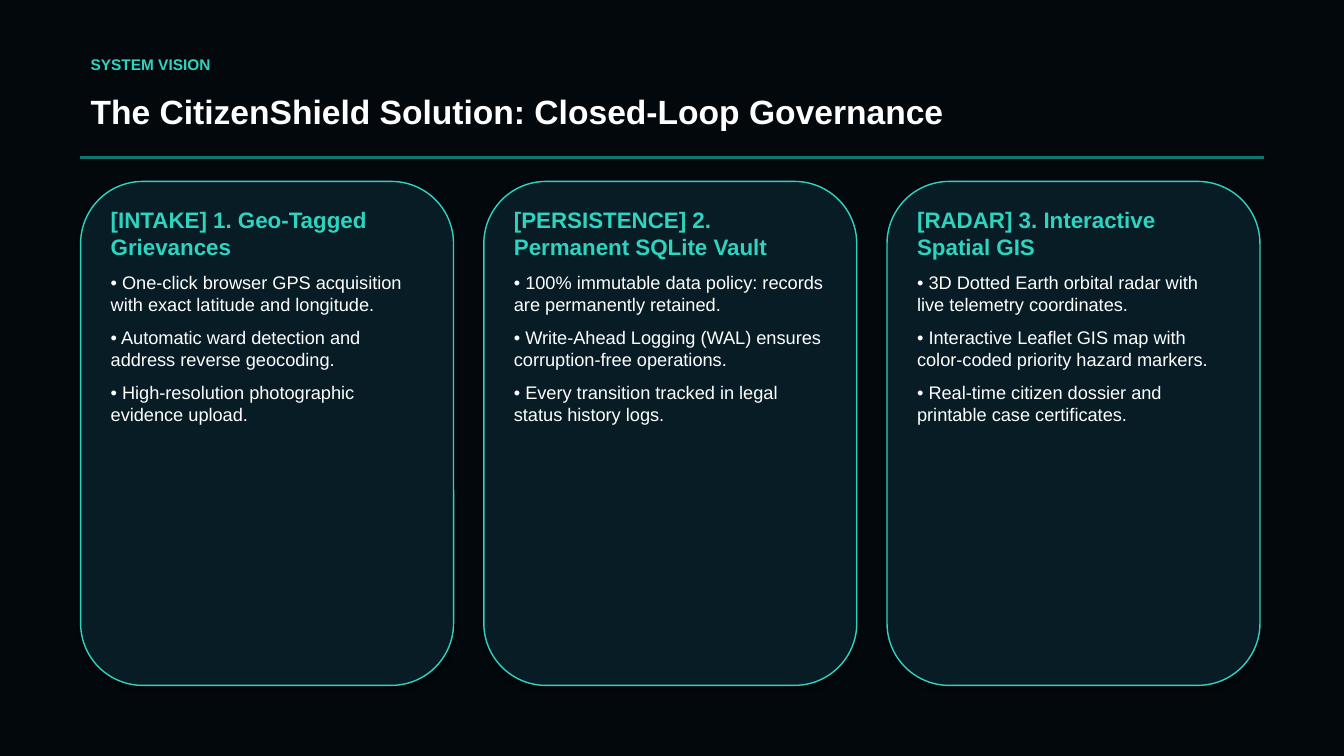
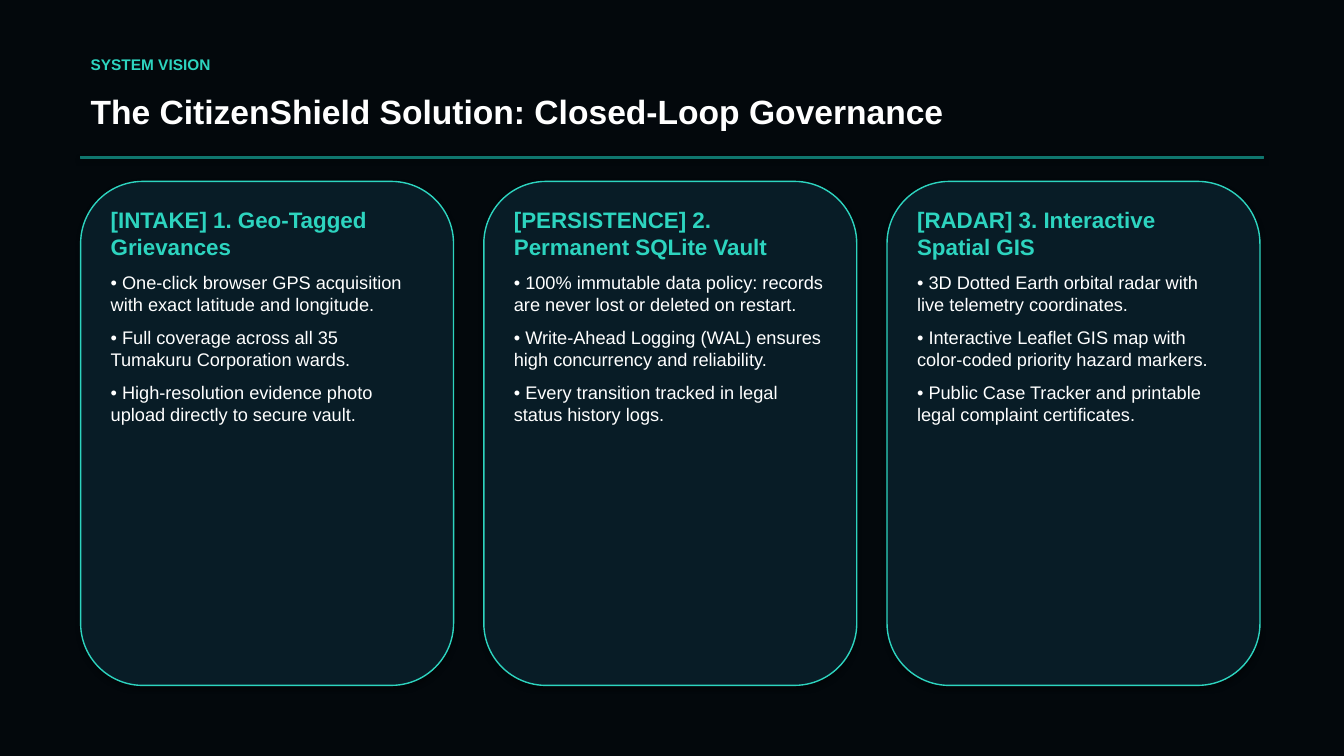
Before and after one commit to chinmaymr7090/CitizenShield, a slide deck: slide 3 of CitizenShield_Presentation.pptx. Drawn at 1344x756 pixels with LibreOffice and Linux fonts; fonts in the diff are those of the drawing. Boxes give left, top, right and bottom in pixels: in the first picture for what was removed or moved away, otherwise in the second. Text is boxed around its words. In the diff, an @@ line names an element or a change of style, - is before the commit and + after.

Commit message:
Update presentation (.pptx) with Tumakuru 35 wards and Admin ID/Password workflow

```diff
--- a/CitizenShield_Presentation.pptx
+++ b/CitizenShield_Presentation.pptx
@@ text at bbox=[514, 275, 823, 370]: text changed @@
-• 100% immutable data policy: records are permanently retained.
-• Write-Ahead Logging (WAL) ensures corruption-free operations.
+• 100% immutable data policy: records are never lost or deleted on restart.
+• Write-Ahead Logging (WAL) ensures high concurrency and reliability.
@@ text at bbox=[111, 330, 372, 425]: text changed @@
-• Automatic ward detection and address reverse geocoding.
-• High-resolution photographic evidence upload.
+• Full coverage across all 35 Tumakuru Corporation wards.
+• High-resolution evidence photo upload directly to secure vault.
@@ text at bbox=[917, 385, 1201, 425]: text changed @@
-• Real-time citizen dossier and printable case certificates.
+• Public Case Tracker and printable legal complaint certificates.
```
Also in this commit, not shown: 10 other slides changed, 1 slide added, 1 slide removed, 1 other file.
